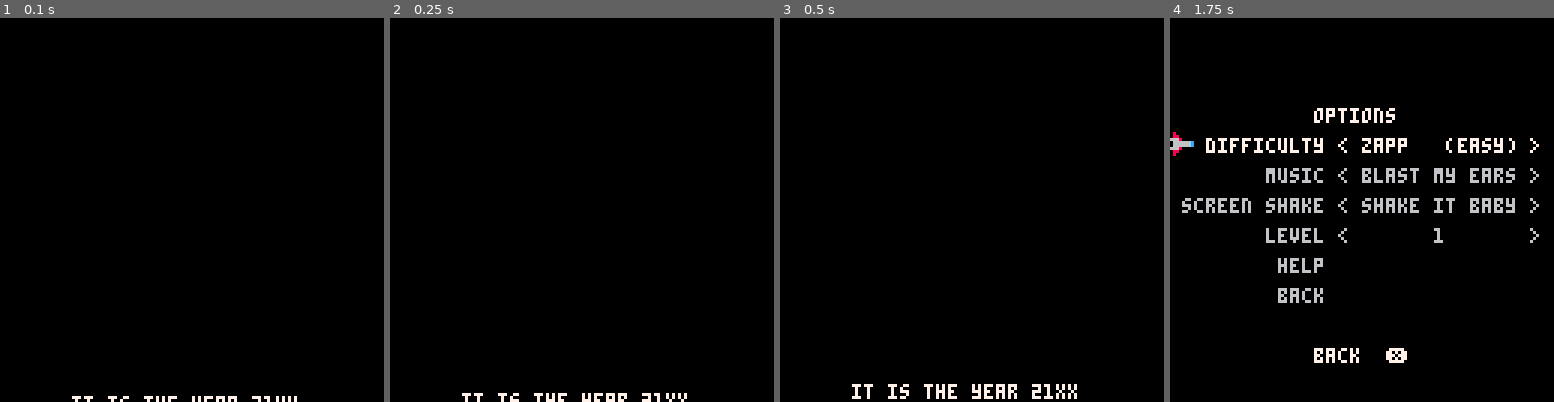
Above: before the commit, frames 1-4 (left to right).
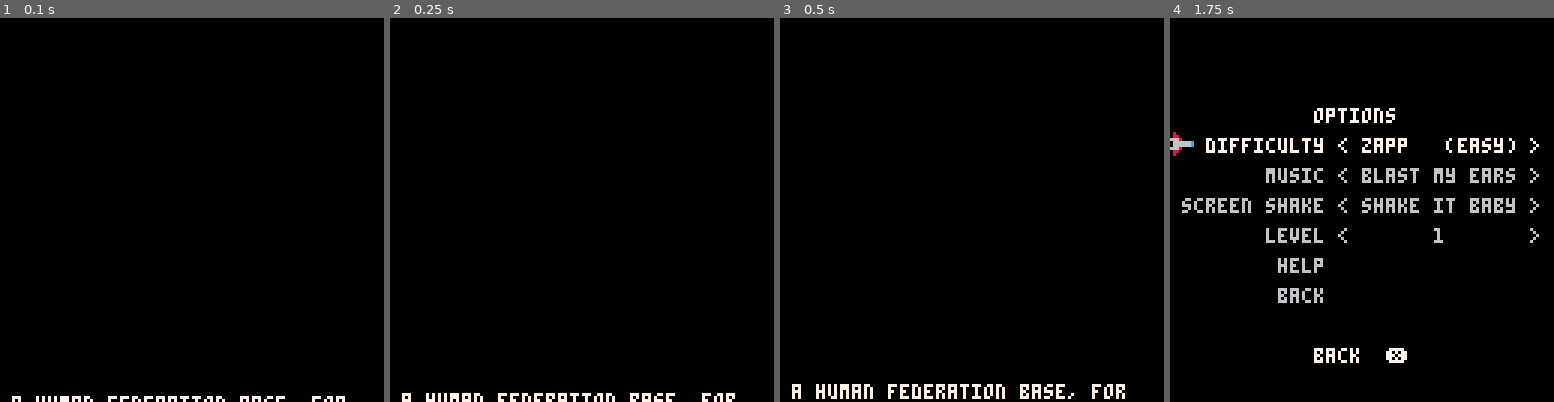
Above: after the commit, the same moments.

Repository: nsatragno/pico8-carts
Game: PICO-8 cartridge space_rescue.p8
Same seed, same stepped clock (60 frames per second), same inputs: the game is played once before the commit and once after it.
Inputs:
- Up to frame 1 (0.1 s): no input
- Up to frame 2 (0.25 s): no input
- Up to frame 3 (0.5 s): tap X (X key) at 0.33 s
- Up to frame 4 (1.75 s): tap O (Z key) at 0.7, 1.7 s; tap X (X key) at 1.07 s; hold Right from 1.6 s (still down)

The runs differ from the first frame. In frame 1, 0.5% of the frame differs, in the area x 3-90%, y 98-100%; in frame 2, 0.8%; in frame 3, 1.2%, in the area x 3-90%, y 95-100%; in frame 4, nothing differs.

Commit message:
Lots of changes!
* Intro has more flavourful lore.
* Add sprite for triple shot.
* Music improvements.

Diff:
--- a/space_rescue.p8
+++ b/space_rescue.p8
@@ -1,4 +1,4 @@
-1pico-8 cartridge // http://www.pico-8.com
+pico-8 cartridge // http://www.pico-8.com
 version 27
 __lua__
 -- centers a string by adding padding to it
@@ -237,28 +237,52 @@
 
  intro_messages = {
   {
-   text = center("it is the year 21xx"),
+   text = center("a human federation base, for"),
    delay = 0,
   },
   {
-   text = center("humans are losing the war"),
+   text = center("outreach and extraction,"),
+   delay = 1,
+  },
+  {
+   text = center("was just destr0yed by denuvos."),
    delay = 2,
   },
   {
-   text = center("pilots of the galactic squad"),
+   text = center("while the loss of property"),
    delay = 4,
   },
   {
-   text = center("are stranded"),
+   text = center("is tragic, we are obliged to"),
    delay = 5,
   },
   {
-   text = center("your mission:"),
-   delay = 7.
+   text = center("outsource a space rescue"),
+   delay = 6,
+  },
+  {
+   text = center("seeking temp to extract workers"),
+   delay = 8,
+  },
+  {
+   text = center("no prior heroism required"),
+   delay = 9,
+  },
+  {
+   text = center("federation not responsible for"),
+   delay = 10,
+  },
+  {
+   text = center("denuvo presence or hostility"),
+   delay = 11,
+  },
+  {
+   text = center("best of luck with your"),
+   delay = 14,
   },
   {
    text = center("space  rescue"),
-   delay = 9,
+   delay = 16,
   },
  }
 end
@@ -1596,25 +1620,25 @@
  -- play the intro
  if state == "intro" then
   if #intro_messages <= 1 then
-   print_with_color_delay("         s", 8, 20)
-   print_with_color_delay("          p", 8, 20.1)
-   print_with_color_delay("           a", 8, 20.2)
-   print_with_color_delay("            c", 8, 20.3)
-   print_with_color_delay("             e", 8, 20.4)
-   print_with_color_delay("                r", 12, 20.5)
-   print_with_color_delay("                 e", 12, 20.6)
-   print_with_color_delay("                  s", 12, 20.7)
-   print_with_color_delay("                   c", 12, 20.8)
-   print_with_color_delay("                    u", 12, 20.9)
-   print_with_color_delay("                     e", 12, 21)
-   spr(1, (time() - 19.3) * 44, 37)
-
-   if time() > 24 then
+   print_with_color_delay("         s", 8, 27)
+   print_with_color_delay("          p", 8, 27.1)
+   print_with_color_delay("           a", 8, 27.2)
+   print_with_color_delay("            c", 8, 27.3)
+   print_with_color_delay("             e", 8, 27.4)
+   print_with_color_delay("                r", 12, 27.5)
+   print_with_color_delay("                 e", 12, 27.6)
+   print_with_color_delay("                  s", 12, 27.7)
+   print_with_color_delay("                   c", 12, 27.8)
+   print_with_color_delay("                    u", 12, 27.9)
+   print_with_color_delay("                     e", 12, 28)
+   spr(1, (time() - 26.3) * 44, 37)
+
+   if time() > 31 then
     state = "menu"
     print_menu(7)
-   elseif time() > 23.5 then
+   elseif time() > 30.5 then
     print_menu(6)
-   elseif time() > 23 then
+   elseif time() > 30 then
     print_menu(5)
    end
   else
Not shown, changed: 22 lines of the sprite sheet (__gfx__) section of space_rescue.p8
Not shown, changed: the music (__music__) section of space_rescue.p8
Not shown, changed: the sound effects (__sfx__) section of space_rescue.p8
